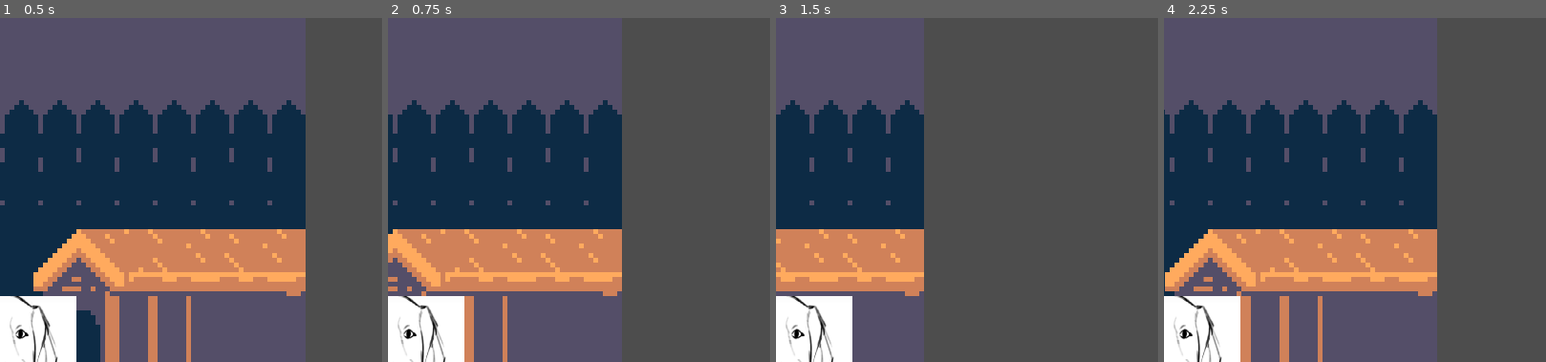
Above: before the commit, frames 1-4 (left to right).
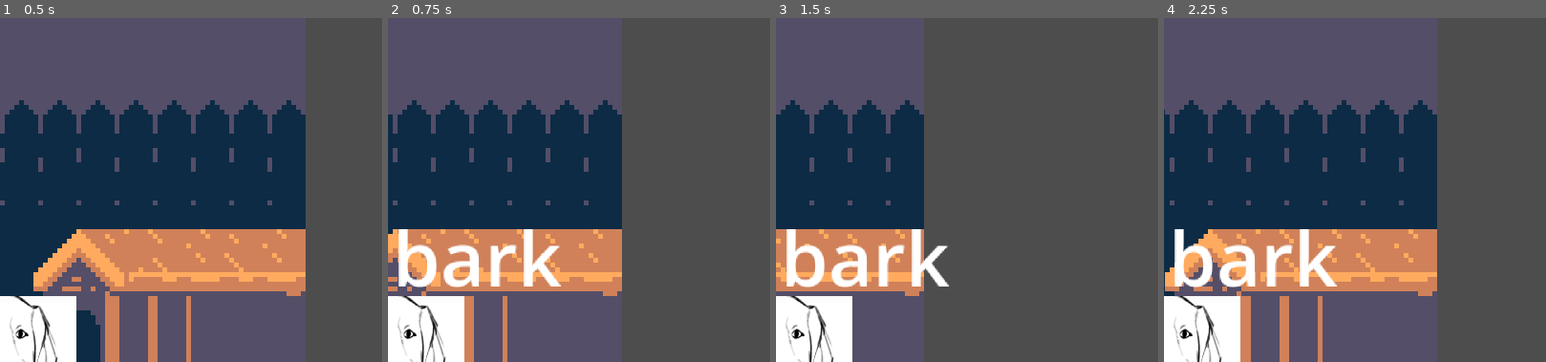
Above: after the commit, the same moments.

Repository: CookieJarCoding/dog-god
Game: Godot game, scene res://sidescroll_system/world/humanworld.tscn
The game is run twice, just before and just after one commit, with the same random seed, the same clock (stepped at 60 frames per second) and the same inputs. The project has no main scene, so this scene is started directly.
Inputs:
- Up to frame 1 (0.5 s): no input
- Up to frame 2 (0.75 s): tap Enter at 0.5 s; hold D (right) from 0.53 s (still down); tap , (B) at 0.6 s
- Up to frame 3 (1.5 s): release D (right) at 1.28 s; hold A (left) from 1.28 s (still down); tap , (B) at 1.35 s
- Up to frame 4 (2.25 s): release A (left) at 2.03 s; hold D (right) from 2.03 s (still down); tap , (B) at 2.1 s
The pictures show only the part of the screen within x 50-100%, y 26-76%; the shares and areas given below are measured in that part.

Frame 1 is identical in both runs. In frame 2, 2.9% of the frame differs, in the area x 2-46%, y 61-79%; in frame 3, 2.9%; in frame 4, 2.9%.

Commit message:
feat: add placeholder bark logic

Diff:
--- a/sidescroll_system/player/player.gd
+++ b/sidescroll_system/player/player.gd
@@ -4,6 +4,7 @@
 @export var speed := 75.0
 
 @onready var collision_shape = $CollisionShape2D
+@onready var bark_indicator = $"Label-Bark"
 
 func _physics_process(_delta: float) -> void:
 	velocity = Vector2.ZERO
@@ -16,6 +17,11 @@
 	velocity = velocity.normalized() * speed
 	move_and_slide()
 
+	if Input.is_action_just_pressed("B"):
+		bark_indicator.show()
+		await get_tree().create_timer(0.25).timeout
+		bark_indicator.hide()
+
 func get_horizontal_collision() -> Vector2:
 	var shape = collision_shape.shape
 	var half_width = shape.size.x * 0.5
--- a/sidescroll_system/player/player.tscn
+++ b/sidescroll_system/player/player.tscn
@@ -1,7 +1,7 @@
 [gd_scene format=3 uid="uid://dy20fqfm7y308"]
 
-[ext_resource type="Texture2D" uid="uid://bp1335h0jd2sh" path="res://player/temp-brioche.png" id="1_4flbx"]
-[ext_resource type="Script" uid="uid://d2unxotvw3tin" path="res://player/player.gd" id="1_rkbax"]
+[ext_resource type="Texture2D" uid="uid://bp1335h0jd2sh" path="res://sidescroll_system/player/temp-brioche.png" id="1_4flbx"]
+[ext_resource type="Script" uid="uid://d2unxotvw3tin" path="res://sidescroll_system/player/player.gd" id="1_rkbax"]
 
 [sub_resource type="RectangleShape2D" id="RectangleShape2D_mbhhb"]
 size = Vector2(32, 32)
@@ -20,3 +20,11 @@
 
 [node name="Camera2D" type="Camera2D" parent="." unique_id=92072074]
 offset = Vector2(0, -55)
+
+[node name="Label-Bark" type="Label" parent="." unique_id=523306035]
+visible = false
+offset_left = 1.0
+offset_top = -52.0
+offset_right = 41.0
+offset_bottom = -29.0
+text = "bark"
